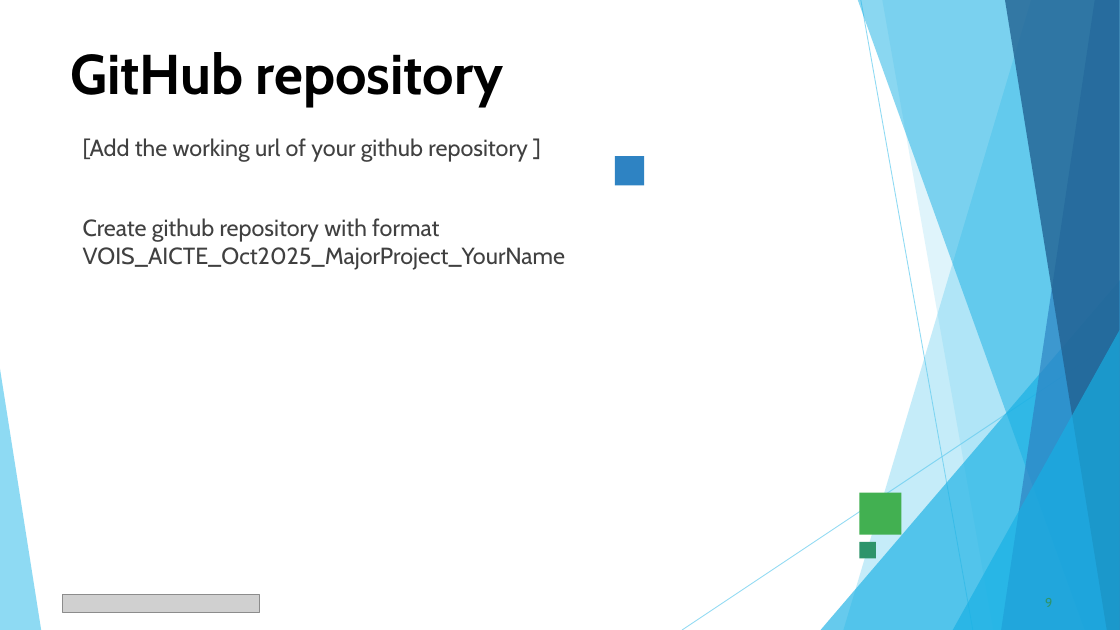
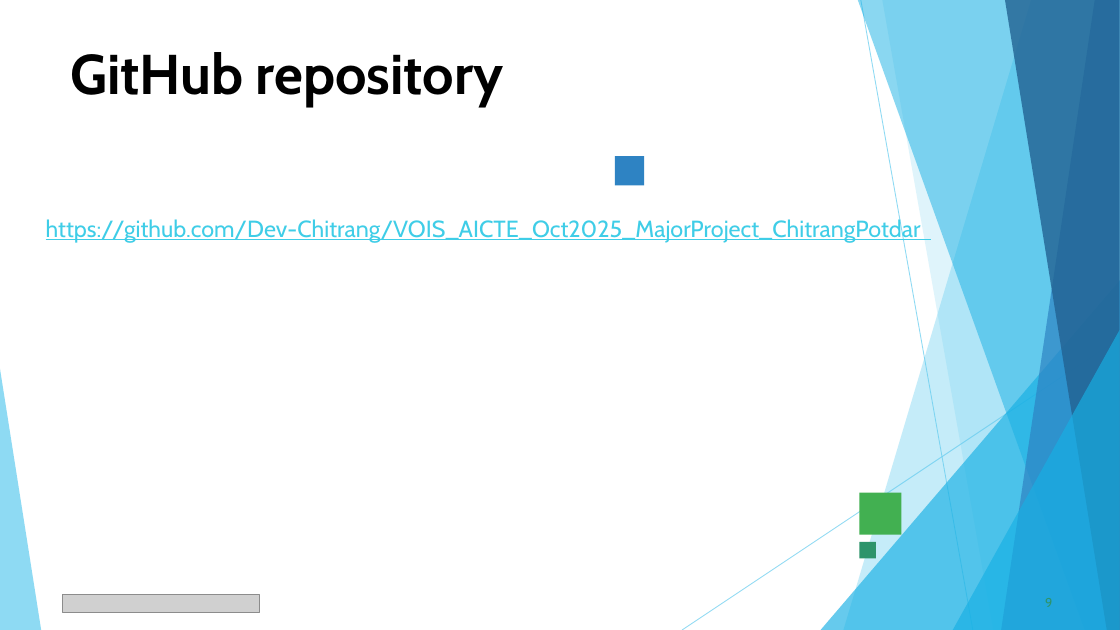
Before and after one commit to Dev-Chitrang/VOIS_AICTE_Oct2025_MajorProject_ChitrangPotdar, a slide deck: slide 9 of Chitrag_Potdar_Netflix Data Analysis Project PPT.pptx. Drawn at 1120x630 pixels with LibreOffice and Linux fonts; fonts in the diff are those of the drawing; grey boxes stand for pictures. Boxes give left, top, right and bottom in pixels: in the first picture for what was removed or moved away, otherwise in the second. Text is boxed around its words. In the diff, an @@ line names an element or a change of style, - is before the commit and + after.

```diff
--- a/Chitrag_Potdar_Netflix Data Analysis Project PPT.pptx
+++ b/Chitrag_Potdar_Netflix Data Analysis Project PPT.pptx
@@ text at (46, 217, 921, 243): text changed; text colour #404040 to #3FCDE7 @@
-[Add the working url of your github repository ]
-Create github repository with format VOIS_AICTE_Oct2025_MajorProject_YourName
+https://github.com/Dev-Chitrang/VOIS_AICTE_Oct2025_MajorProject_ChitrangPotdar
```
Also in this commit, not shown: 11 other slides changed, 6 other files.
